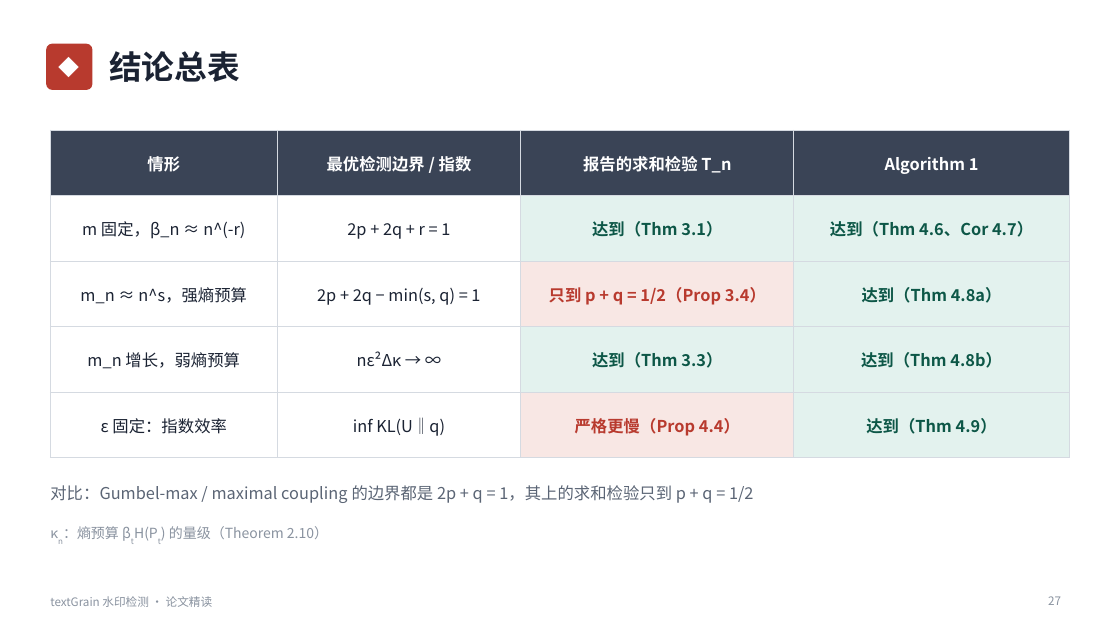
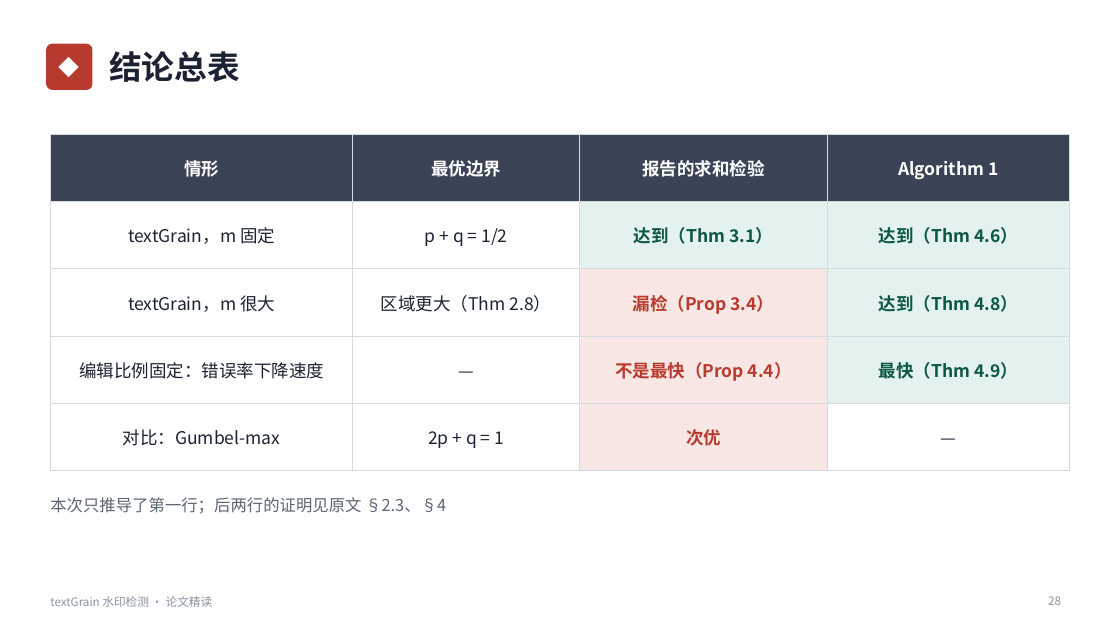
Before and after one commit to huyhoang345txt-arch/ppt, a slide deck: slide 28 of textGrain水印检测_论文精读.pptx (slide 27 before the commit). Drawn at 1120x630 pixels with LibreOffice and Linux fonts; fonts in the diff are those of the drawing. Boxes give left, top, right and bottom in pixels: in the first picture for what was removed or moved away, otherwise in the second. Text is boxed around its words. In the diff, an @@ line names an element or a change of style, - is before the commit and + after.

```diff
--- a/textGrain水印检测_论文精读.pptx
+++ b/textGrain水印检测_论文精读.pptx
@@ table at [50,134,1070,452] @@
-row 1, column 2: 最优检测边界 / 指数
+row 1, column 2: 最优边界
-row 1, column 3: 报告的求和检验 T_n
+row 1, column 3: 报告的求和检验
-row 2: m 固定，β_n ≈ n^(-r) | 2p + 2q + r = 1 | 达到（Thm 3.1） | 达到（Thm 4.6、Cor 4.7）
+row 2: textGrain，m 固定 | p + q = 1/2 | 达到（Thm 3.1） | 达到（Thm 4.6）
-row 3: m_n ≈ n^s，强熵预算 | 2p + 2q − min(s, q) = 1 | 只到 p + q = 1/2（Prop 3.4） | 达到（Thm 4.8a）
+row 3: textGrain，m 很大 | 区域更大（Thm 2.8） | 漏检（Prop 3.4） | 达到（Thm 4.8）
-row 4: m_n 增长，弱熵预算 | nε²Δκ → ∞ | 达到（Thm 3.3） | 达到（Thm 4.8b）
+row 4: 编辑比例固定：错误率下降速度 | — | 不是最快（Prop 4.4） | 最快（Thm 4.9）
-row 5: ε 固定：指数效率 | inf KL(U‖q) | 严格更慢（Prop 4.4） | 达到（Thm 4.9）
+row 5: 对比：Gumbel-max | 2p + q = 1 | 次优 | —
@@ fill #E3F2EE to #F8E7E4 in row 4, column 3 @@
@@ fill #E3F2EE to #FFFFFF in row 5, column 4 @@
@@ size 14 to 15 pt in "情形", "Algorithm 1", "达到（Thm 3.1）" @@
@@ table: place and size @@
-table at [50,130,1070,440]
+table at [50,134,1070,452]
@@ text at [50,497,446,514]: text changed @@
-对比：Gumbel-max / maximal coupling 的边界都是 2p + q = 1，其上的求和检验只到 p + q = 1/2
+本次只推导了第一行；后两行的证明见原文 §2.3、§4
@@ text removed at [63,526,328,539] @@
-κn：熵预算 βtH(Pt) 的量级（Theorem 2.10）
@@ page number at [1048,596,1061,605]: text changed @@
-27
+28
```
Also in this commit, not shown: 20 other slides changed, 8 slides added, 7 slides removed.
